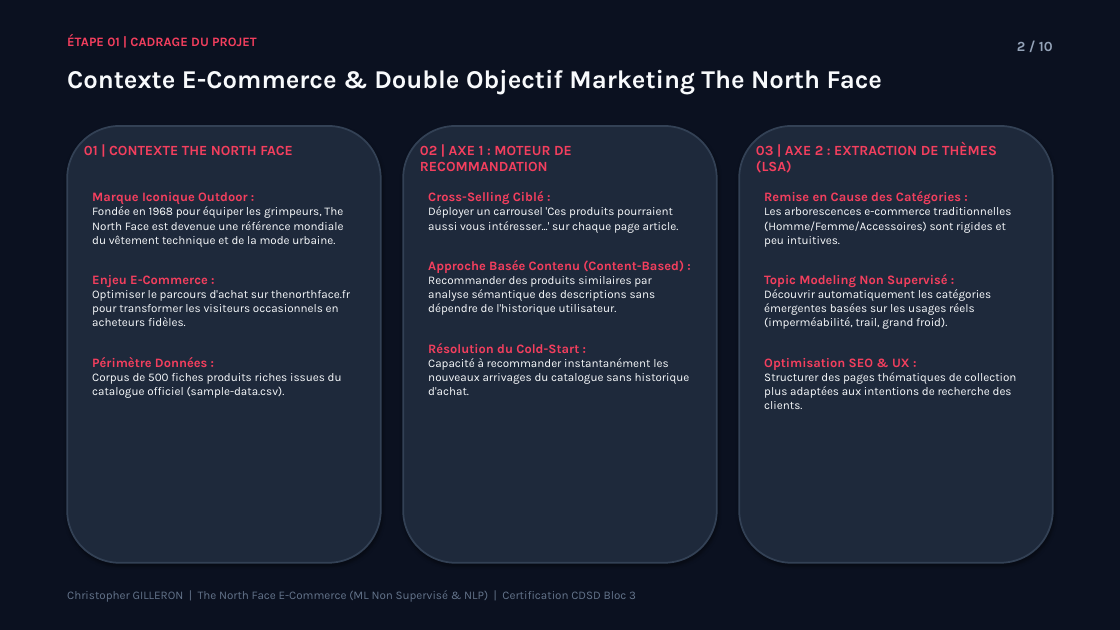
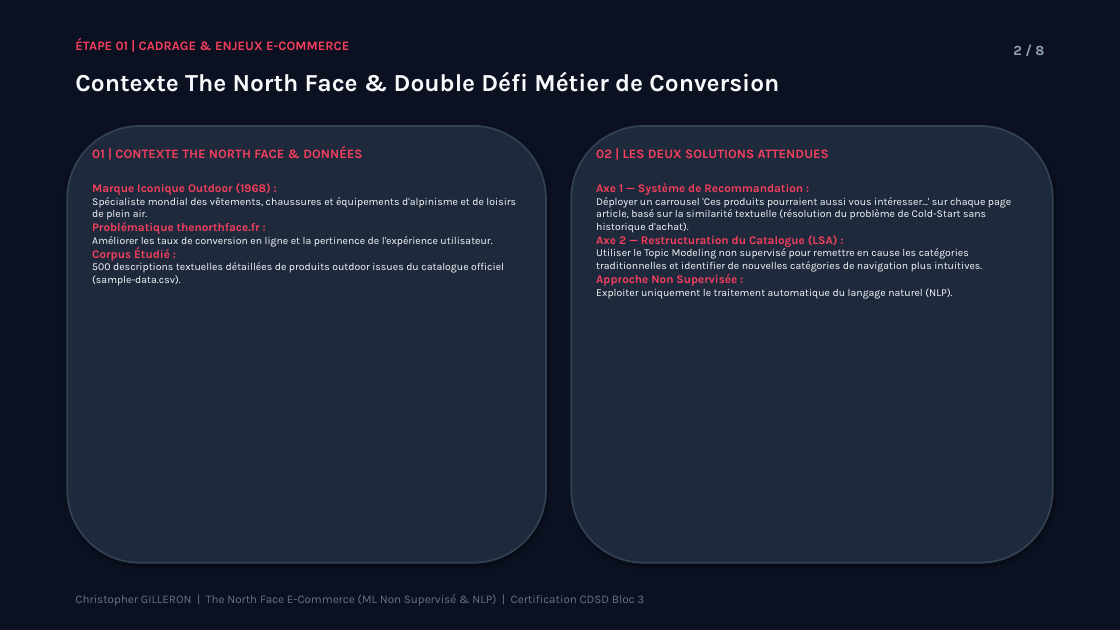
Before and after one commit to Elkristobal59/CERTIFICATION_CDSD, a slide deck: slide 2 of Bloc_3_Machine_Learning/North_Face/North_face_presentation.pptx. Drawn at 1120x630 pixels with LibreOffice and Linux fonts; fonts in the diff are those of the drawing. Boxes give left, top, right and bottom in pixels: in the first picture for what was removed or moved away, otherwise in the second. Text is boxed around its words. In the diff, an @@ line names an element or a change of style, - is before the commit and + after.

Commit message:
feat(certif): calibrage strict a 8 slides max (format oral 5 min) pour Steam, Walmart et North Face

```diff
--- a/Bloc_3_Machine_Learning/North_Face/North_face_presentation.pptx
+++ b/Bloc_3_Machine_Learning/North_Face/North_face_presentation.pptx
@@ text at bbox=[75, 38, 349, 50]: text changed @@
-ÉTAPE 01 | CADRAGE DU PROJET
+ÉTAPE 01 | CADRAGE & ENJEUX E-COMMERCE
@@ text at bbox=[1013, 46, 1044, 55]: text changed @@
-2 / 10
+2 / 8
@@ text at bbox=[75, 72, 779, 92]: text changed; size 22 to 21 pt @@
-Contexte E-Commerce & Double Objectif Marketing The North Face
+Contexte The North Face & Double Défi Métier de Conversion
@@ rounded rectangle: place and size @@
-rounded rectangle at bbox=[67, 126, 381, 563]
+rounded rectangle at bbox=[67, 126, 546, 563]
@@ text at bbox=[92, 146, 362, 158]: text changed; size 12 to 11 pt @@
-01 | CONTEXTE THE NORTH FACE
+01 | CONTEXTE THE NORTH FACE & DONNÉES
@@ rounded rectangle: place and size @@
-rounded rectangle at bbox=[403, 126, 717, 563]
+rounded rectangle at bbox=[571, 126, 1053, 563]
@@ text at bbox=[596, 149, 829, 158]: text changed; size 12 to 11 pt @@
-02 | AXE 1 : MOTEUR DE RECOMMANDATION
+02 | LES DEUX SOLUTIONS ATTENDUES
@@ rounded rectangle removed at bbox=[739, 126, 1053, 563] @@
@@ text removed at bbox=[756, 142, 997, 173] @@
-03 | AXE 2 : EXTRACTION DE THÈMES (LSA)
@@ text at bbox=[92, 183, 516, 286]: text changed; size 10 to 9 pt @@
-Marque Iconique Outdoor :
-Fondée en 1968 pour équiper les grimpeurs, The North Face est devenue une référence mondiale du vêtement technique et de la mode urbaine.
-Enjeu E-Commerce :
-Optimiser le parcours d'achat sur thenorthface.fr pour transformer les visiteurs occasionnels en acheteurs fidèles.
-Périmètre Données :
-Corpus de 500 fiches produits riches issues du catalogue officiel (sample-data.csv).
+Marque Iconique Outdoor (1968) :
+Spécialiste mondial des vêtements, chaussures et équipements d'alpinisme et de loisirs de plein air.
+Problématique thenorthface.fr :
+Améliorer les taux de conversion en ligne et la pertinence de l'expérience utilisateur.
+Corpus Étudié :
+500 descriptions textuelles détaillées de produits outdoor issues du catalogue officiel (sample-data.csv).
@@ text at bbox=[596, 183, 1011, 299]: text changed; size 10 to 9 pt @@
-Cross-Selling Ciblé :
-Déployer un carrousel 'Ces produits pourraient aussi vous intéresser...' sur chaque page article.
-Approche Basée Contenu (Content-Based) :
-Recommander des produits similaires par analyse sémantique des descriptions sans dépendre de l'historique utilisateur.
-Résolution du Cold-Start :
-Capacité à recommander instantanément les nouveaux arrivages du catalogue sans historique d'achat.
+Axe 1 — Système de Recommandation :
+Déployer un carrousel 'Ces produits pourraient aussi vous intéresser...' sur chaque page article, basé sur la similarité textuelle (résolution du problème de Cold-Start sans historique d'achat).
+Axe 2 — Restructuration du Catalogue (LSA) :
+Utiliser le Topic Modeling non supervisé pour remettre en cause les catégories traditionnelles et identifier de nouvelles catégories de navigation plus intuitives.
+Approche Non Supervisée :
+Exploiter uniquement le traitement automatique du langage naturel (NLP).
@@ text removed at bbox=[764, 191, 1016, 409] @@
-Remise en Cause des Catégories :
-Les arborescences e-commerce traditionnelles (Homme/Femme/Accessoires) sont rigides et peu intuitives.
-Topic Modeling Non Supervisé :
-Découvrir automatiquement les catégories émergentes basées sur les usages réels (imperméabilité, trail, grand froid).
-Optimisation SEO & UX :
-Structurer des pages thématiques de collection plus adaptées aux intentions de recherche des clients.
@@ text "Christopher GILLERON | The North ...": place and size @@
-text "Christopher GILLERON | The North ..." at bbox=[67, 590, 636, 602]
+text "Christopher GILLERON | The North ..." at bbox=[75, 594, 644, 606]
```
Also in this commit, not shown: 7 other slides changed, 2 slides removed, 2 other files.
